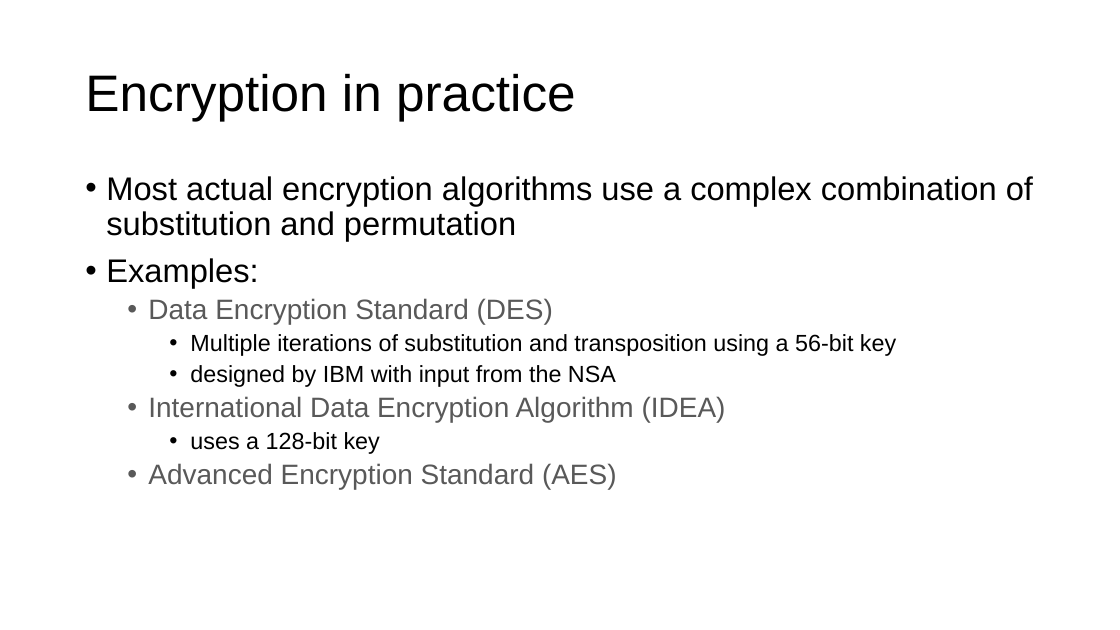
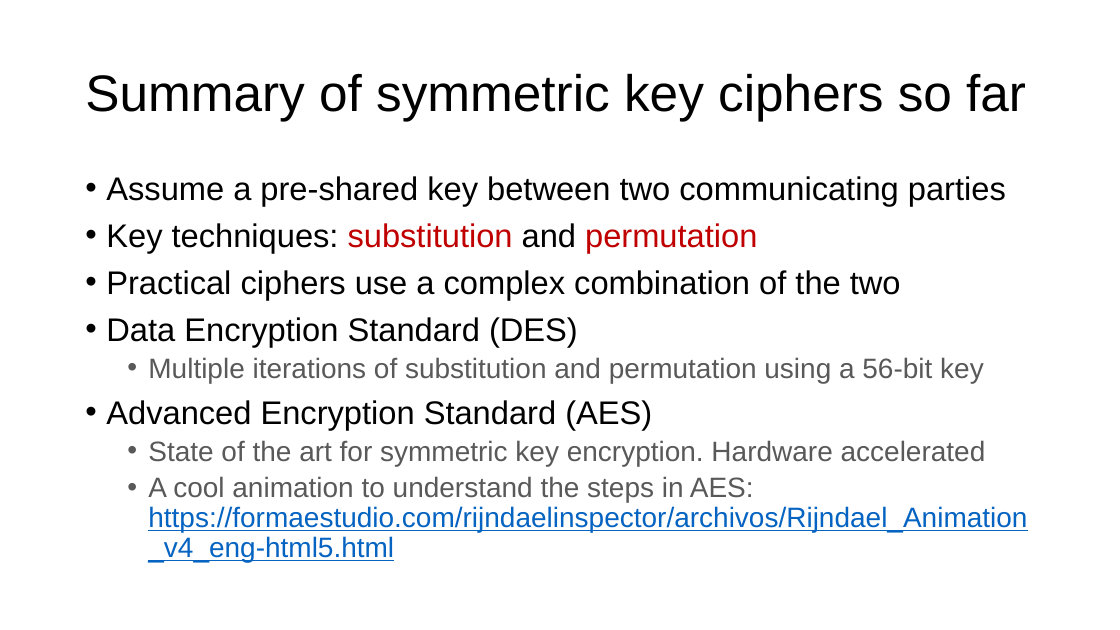
Before and after one commit to ngsrinivas/coursegen, a slide deck: slide 29 of ex/352-S21/staging/352-S21/lectures/security-symmetric-key-crypto.pptx (slide 15 before the commit). Drawn at 1120x630 pixels with LibreOffice and Linux fonts; fonts in the diff are those of the drawing. Boxes give left, top, right and bottom in pixels: in the first picture for what was removed or moved away, otherwise in the second. Text is boxed around its words. In the diff, an @@ line names an element or a change of style, - is before the commit and + after.

Commit message:
Final version of symmetric key crypto lecture

```diff
--- a/ex/352-S21/staging/352-S21/lectures/security-symmetric-key-crypto.pptx
+++ b/ex/352-S21/staging/352-S21/lectures/security-symmetric-key-crypto.pptx
@@ title at (85, 73, 1026, 121): text changed @@
-Encryption in practice
+Summary of symmetric key ciphers so far
@@ text at (106, 176, 1006, 299): text changed @@
-• Most actual encryption algorithms use a complex combination of substitution and permutation
-• Examples:
+• Assume a pre-shared key between two communicating parties
+• Key techniques: substitution and permutation
+• Practical ciphers use a complex combination of the two
@@ text at (106, 317, 652, 429): size 24 to 28 pt, text colour #595959 to #000000 in "Data Encryption Standard (DES)", "Advanced Encryption Standard (AES)"; list level 2 to 1 in "Data Encryption Standard (DES)"; list level 2 to 1 in "Advanced Encryption Standard (AES)" @@
@@ text at (148, 357, 984, 383): text changed; size 20 to 24 pt; text colour #000000 to #595959 @@
-    • Multiple iterations of substitution and transposition using a 56-bit key
-    • designed by IBM with input from the NSA
-  • International Data Encryption Algorithm (IDEA)
-    • uses a 128-bit key
+  • Multiple iterations of substitution and permutation using a 56-bit key
@@ text at (148, 440, 1027, 562): paragraphs added @@
+  • State of the art for symmetric key encryption. Hardware accelerated
+  • A cool animation to understand the steps in AES: https://formaestudio.com/rijndaelinspector/archivos/Rijndael_Animation_v4_eng-html5.html
```
Also in this commit, not shown: 19 other slides changed, 22 slides added, 8 slides removed, 1 other file.
